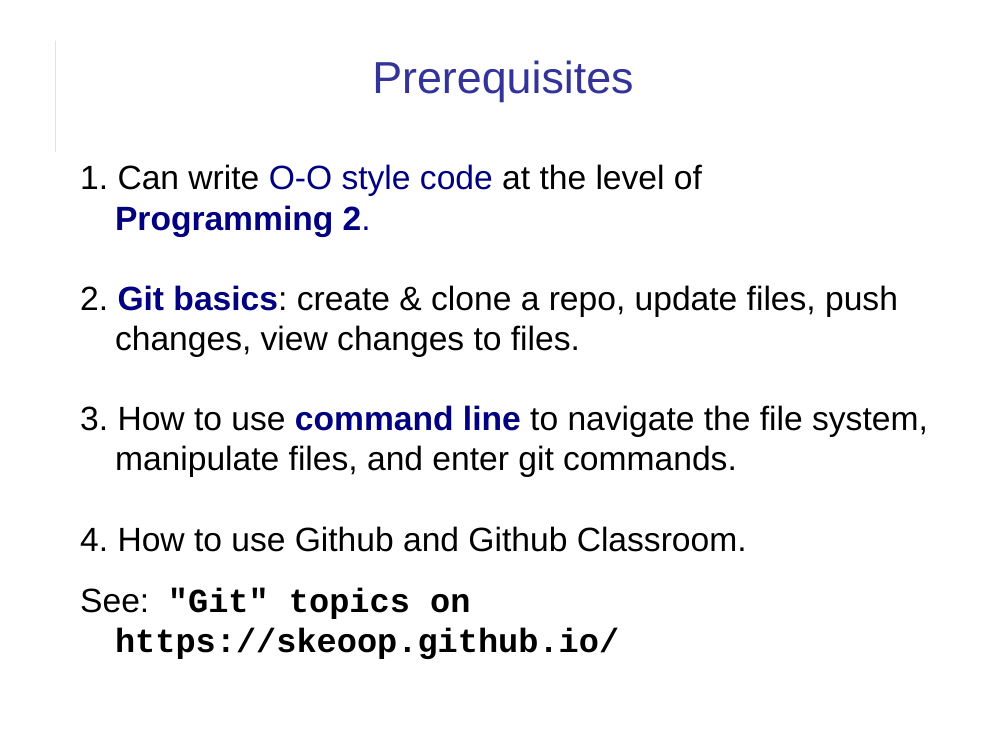
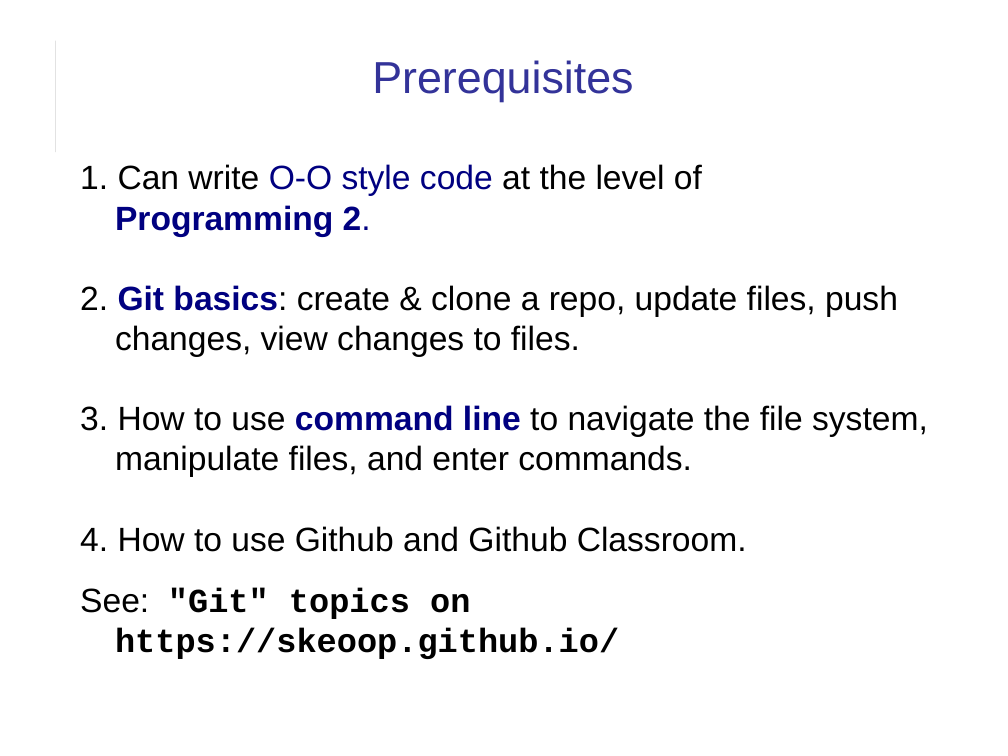
Before and after one commit to cpske/ISP, a slide deck: slide 8 of introduction/Introduction-to-Course.odp (slide 9 before the commit). Drawn at 1008x756 pixels with LibreOffice and Linux fonts; fonts in the diff are those of the drawing. Boxes give left, top, right and bottom in pixels: in the first picture for what was removed or moved away, otherwise in the second. Text is boxed around its words. In the diff, an @@ line names an element or a change of style, - is before the commit and + after.

```diff
--- a/introduction/Introduction-to-Course.odp
+++ b/introduction/Introduction-to-Course.odp
@@ text at bbox=[80, 405, 928, 477]: text changed @@
-3. How to use command line to navigate the file system, manipulate files, and enter git commands.
+3. How to use command line to navigate the file system, manipulate files, and enter commands.
```
Also in this commit, not shown: 5 other slides changed, 2 slides added, 1 slide removed, 6 other files.
